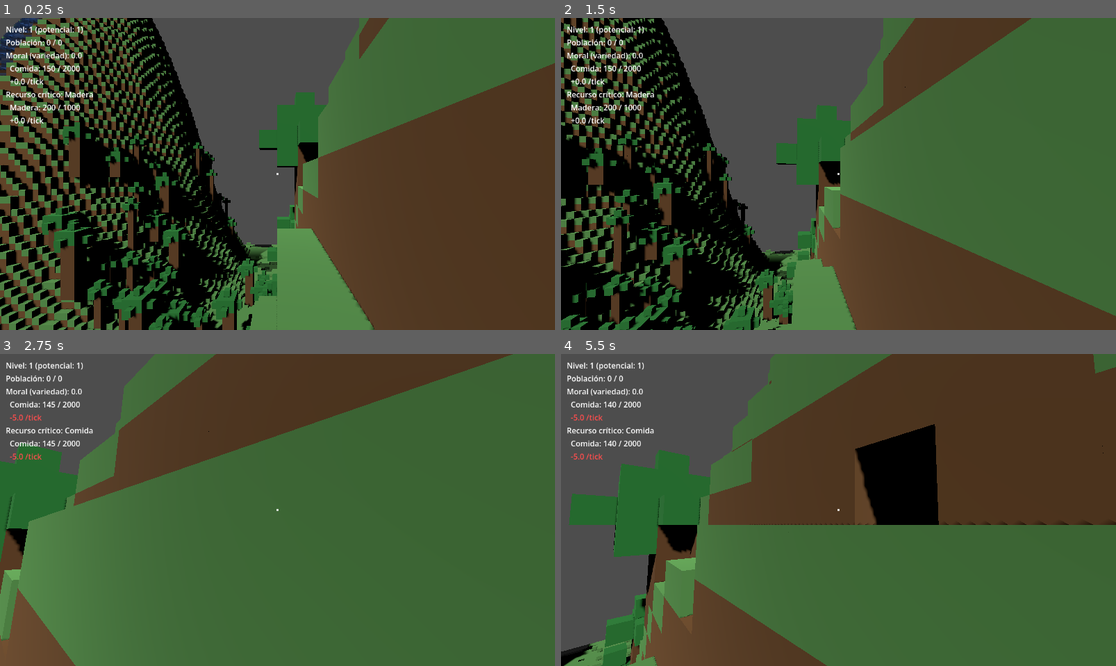
Above: before the commit, frames 1-4 (two rows, left to right).
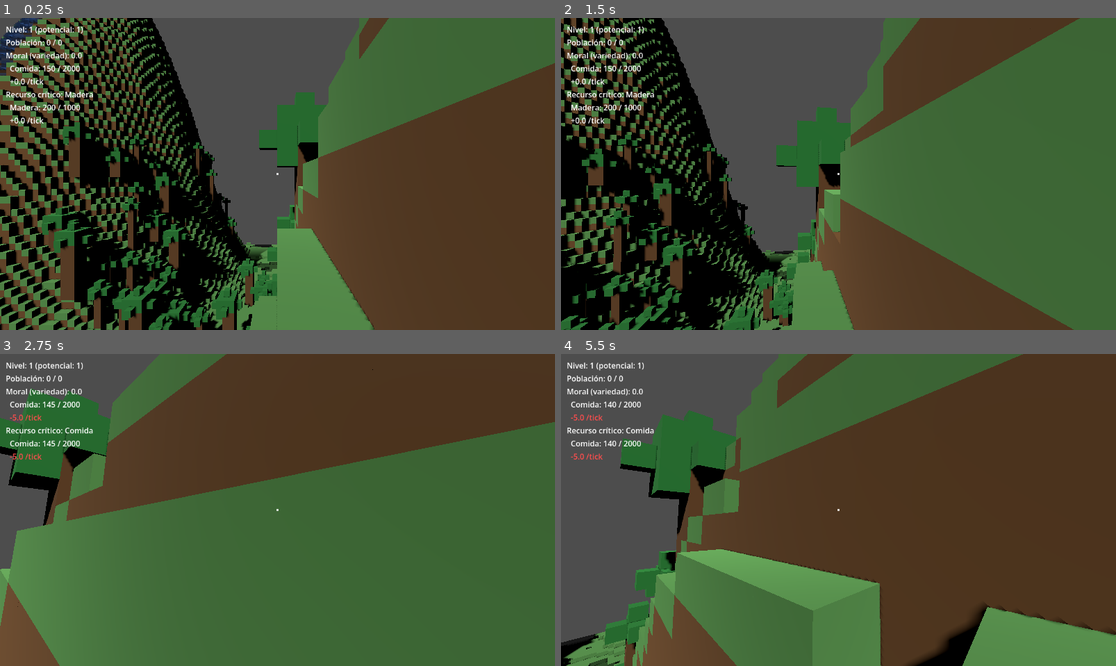
Above: after the commit, the same moments.

Repository: gigalipa/craft-to-nation
Game: Godot game, scene res://scenes/Main.tscn
Two runs of this game, one before a commit and one after it. Both use one fixed random seed, a clock stepped at 60 frames per second and the inputs below.
Inputs (mouse positions are in pixels of both pictures, inside the frame that each line leads up to):
- Up to frame 1 (0.25 s): no input
- Up to frame 2 (1.5 s): tap Enter at 0.5 s; move the mouse to (866, 174) at 0.52 s; hold W 0.53-1.28 s; hold Ctrl 0.53-1.28 s; click (866, 174) at 0.67 s; tap Space at 0.77, 1.07 s; tap C at 0.8, 1.35 s; move the mouse to (727, 189) at 1.27 s; hold S from 1.28 s (still down)
- Up to frame 3 (2.75 s): tap Space at 1.52, 1.55, 1.82 s; move the mouse to (288, 503) at 2.02 s; release S at 2.03 s; hold W from 2.03 s (still down); hold Space from 2.03 s (still down); tap Ctrl at 2.3 s
- Up to frame 4 (5.5 s): move the mouse to (832, 516) at 2.77 s; release Space at 2.78 s; tap Ctrl at 2.85, 4.55 s; click (832, 516) at 2.92 s; tap Space at 3.02, 3.32, 4.52, 4.82 s; tap C at 3.05, 5.3 s; move the mouse to (1005, 556) at 3.52 s; release W at 3.53 s; hold Space 3.53-4.28 s; hold A 3.53-5.03 s; tap 1 at 3.6 s; move the mouse to (672, 463) at 4.27 s; tap 2 at 4.35 s; move the mouse to (866, 510) at 5.02 s; hold S from 5.03 s (still down); tap 3 at 5.1 s; click (866, 510) at 5.17 s

The runs differ from the first frame. In frame 1, less than 0.1% of the frame differs, in the area x 34-37%, y 57-59%; in frame 2, 8.2%; in frame 3, 21%; in frame 4, 50%, in the area x 0-100%, y 0-100%.

Commit message:
feat: gravedad/salto recalibrados y natación con oxígeno para el jugador
Duplica la gravedad y recalcula la velocidad de salto para un arco ~1.2m
con más peso en la caída. Agrega flotación/natación (hundimiento lento en
agua de 2+ bloques de profundidad, un solo bloque se atraviesa con
gravedad normal) con control vertical por Espacio/Ctrl, oxígeno limitado
con la cabeza sumergida (ahogarse reusa la sucesión de avatar existente),
y un efecto visual de mecida en la cámara para notar que se está nadando.

Co-Authored-By: Claude Sonnet 5 <noreply@anthropic.com>
Claude-Session: https://claude.ai/code/session_01SJTyjZex75AFX3j4vFf7i6

Diff:
--- a/godot/scenes/Main.tscn
+++ b/godot/scenes/Main.tscn
@@ -177,3 +177,11 @@
 offset_right = 420.0
 offset_bottom = 330.0
 text = "Modo deconstrucción activo (G para cancelar)"
+
+[node name="OxigenoLabel" type="Label" parent="HUDLayer"]
+visible = false
+offset_left = 12.0
+offset_top = 340.0
+offset_right = 260.0
+offset_bottom = 370.0
+text = "Oxígeno: 100%"
--- /dev/null
+++ b/godot/scenes/PlayerNatacionTest.tscn
@@ -0,0 +1,6 @@
+[gd_scene load_steps=2 format=3]
+
+[ext_resource type="Script" path="res://scripts/PlayerNatacionTest.gd" id="1"]
+
+[node name="PlayerNatacionTest" type="Node"]
+script = ExtResource("1")
--- /dev/null
+++ b/godot/scenes/PlayerOxigenoTest.tscn
@@ -0,0 +1,6 @@
+[gd_scene load_steps=2 format=3]
+
+[ext_resource type="Script" path="res://scripts/PlayerOxigenoTest.gd" id="1"]
+
+[node name="PlayerOxigenoTest" type="Node"]
+script = ExtResource("1")
--- a/godot/scripts/HUD.gd
+++ b/godot/scripts/HUD.gd
@@ -62,6 +62,8 @@
 
 @onready var modo_deconstruccion_label: Label = $ModoDeconstruccionLabel
 
+@onready var oxigeno_label: Label = $OxigenoLabel
+
 
 func _process(_delta: float) -> void:
 	nivel_label.text = "Nivel: %d (potencial: %d)" % [Ciudad.nivel, Ciudad.nivel_potencial]
@@ -215,3 +217,16 @@
 
 func ocultar_modo_deconstruccion() -> void:
 	modo_deconstruccion_label.visible = false
+
+
+## Llamada cada física por Player._procesar_oxigeno() mientras el jugador
+## está en agua o recuperando aire — oculta con ocultar_oxigeno() en cuanto
+## vuelve a estar a full fuera del agua, para no saturar el HUD en seco.
+func actualizar_oxigeno(fraccion: float) -> void:
+	oxigeno_label.text = "Oxígeno: %d%%" % round(fraccion * 100)
+	oxigeno_label.modulate = COLOR_NEGATIVO if fraccion < 0.3 else COLOR_POSITIVO
+	oxigeno_label.visible = true
+
+
+func ocultar_oxigeno() -> void:
+	oxigeno_label.visible = false
--- a/godot/scripts/Player.gd
+++ b/godot/scripts/Player.gd
@@ -7,11 +7,40 @@
 ## de bloques por raycast contra las celdas de VoxelWorld.
 
 const VELOCIDAD := 5.0
-const GRAVEDAD := 9.8
-const VELOCIDAD_SALTO := 5.5
+## Gravedad y salto calibrados juntos: VELOCIDAD_SALTO = sqrt(2 * GRAVEDAD *
+## ALTURA_SALTO_OBJETIVO) para un salto de ~1.2m (sube un bloque sin pasarse
+## por mucho) con una caída con más peso que la gravedad original (9.8).
+const GRAVEDAD := 19.6
+const VELOCIDAD_SALTO := 6.86
 const SENSIBILIDAD_MOUSE := 0.003
 const ALCANCE_RAYCAST := 5.0
 const DANO_TALA := 1
+
+## Velocidad vertical al nadar hacia arriba/abajo (Espacio/Ctrl) una vez que
+## los pies llegan al 2do bloque de agua o más profundo — ver
+## _profundidad_agua_en_pies(). Un solo bloque de agua no alcanza para nadar:
+## el jugador lo atraviesa cayendo con gravedad normal, como si no hubiera
+## nada (ver _physics_process()).
+const VELOCIDAD_NATACION := 3.0
+## Hundimiento lento por defecto al nadar sin tocar Espacio/Ctrl — más lento
+## que VELOCIDAD_NATACION, para que "dejarse caer" en el agua no se sienta
+## como estar de pie sobre ella.
+const VELOCIDAD_HUNDIMIENTO := 1.0
+
+## Efecto visual de flotación (solo cosmético, no afecta velocity/colisión):
+## mece la cámara con un seno mientras el jugador nada con la cabeza fuera
+## del agua, para que se note que está en el agua y no caminando sobre ella
+## (ver _procesar_flotacion()).
+const AMPLITUD_FLOTACION := 0.08
+const FRECUENCIA_FLOTACION := 1.0
+
+## Segundos de aire disponibles con la cabeza sumergida (ver
+## _cabeza_sumergida()) antes de ahogarse. Sin sistema de salud todavía (ver
+## _morir_jugador()/_ejecutar_sucesion()): llegar a 0 reusa la misma
+## sucesión del avatar que la tecla K de prueba.
+const OXIGENO_MAXIMO := 10.0
+const TASA_CONSUMO_OXIGENO := 1.0
+const TASA_RECUPERACION_OXIGENO := 2.0
 
 ## Intervalo entre repeticiones de minar/colocar mientras se mantiene el
 ## click presionado. Placeholder único para todo tipo de bloque/herramienta
@@ -36,6 +65,11 @@
 var _id_listo_para_remocion := -1
 var _ticks_listo_para_remocion := 0
 
+var oxigeno_actual := OXIGENO_MAXIMO
+
+var _altura_camara_base := 0.0
+var _tiempo_flotacion := 0.0
+
 ## Cuántos "ticks" de acción repetida (INTERVALO_ACCION_REPETIDA, 0.2s)
 ## seguidos apuntando al MISMO edificio ya reducido a fantasma vacío hacen
 ## falta para eliminarlo del todo — demora deliberada (~1s) para evitar
@@ -46,6 +80,7 @@
 func _ready() -> void:
 	Input.mouse_mode = Input.MOUSE_MODE_CAPTURED
 	raycast.target_position = Vector3(0, 0, -ALCANCE_RAYCAST)
+	_altura_camara_base = camara.position.y
 
 
 func _input(event: InputEvent) -> void:
@@ -119,7 +154,15 @@
 
 	velocity.x = direccion.x * VELOCIDAD
 	velocity.z = direccion.z * VELOCIDAD
-	if not is_on_floor():
+	var nadando := _profundidad_agua_en_pies() >= 2
+	if nadando:
+		if Input.is_key_pressed(KEY_SPACE):
+			velocity.y = VELOCIDAD_NATACION
+		elif Input.is_key_pressed(KEY_CTRL):
+			velocity.y = -VELOCIDAD_NATACION
+		else:
+			velocity.y = -VELOCIDAD_HUNDIMIENTO
+	elif not is_on_floor():
 		velocity.y -= GRAVEDAD * delta
 	elif Input.is_key_pressed(KEY_SPACE):
 		velocity.y = VELOCIDAD_SALTO
@@ -127,6 +170,76 @@
 		velocity.y = 0.0
 
 	move_and_slide()
+	_procesar_oxigeno(delta)
+	_procesar_flotacion(delta, nadando)
+
+
+## Cuenta cuántos bloques de agua consecutivos hay desde la celda de los pies
+## del jugador hacia arriba (0 si los pies no están en agua). Determina tanto
+## si hay suficiente profundidad para nadar (>= 2, ver _physics_process()) —
+## un solo bloque de agua no alcanza, el jugador lo atraviesa cayendo con
+## gravedad normal — como cuántos bloques lleva hundidos dentro del cuerpo de
+## agua.
+func _profundidad_agua_en_pies() -> int:
+	return _profundidad_agua_en(global_position)
+
+
+## Recibe la posición como parámetro (en vez de leer global_position
+## directamente) para poder probarla en PlayerNatacionTest.gd sin necesitar
+## que el nodo esté dentro del árbol de la escena.
+func _profundidad_agua_en(posicion: Vector3) -> int:
+	if mundo == null:
+		return 0
+	var celda: Vector3i = mundo.local_to_map(mundo.to_local(posicion))
+	if mundo.obtener_tipo(celda) != "agua":
+		return 0
+	var profundidad := 1
+	celda += Vector3i(0, 1, 0)
+	while mundo.obtener_tipo(celda) == "agua":
+		profundidad += 1
+		celda += Vector3i(0, 1, 0)
+	return profundidad
+
+
+## Efecto cosmético (no toca velocity ni colisión): mece la cámara con un
+## seno mientras el jugador nada con la cabeza fuera del agua, para que se
+## note que está en el agua y no caminando sobre ella. Se apaga (altura base,
+## fase en 0) en cuanto deja de nadar o se sumerge del todo.
+func _procesar_flotacion(delta: float, nadando: bool) -> void:
+	if nadando and not _cabeza_sumergida():
+		_tiempo_flotacion += delta
+		camara.position.y = _altura_camara_base + sin(_tiempo_flotacion * FRECUENCIA_FLOTACION * TAU) * AMPLITUD_FLOTACION
+	else:
+		_tiempo_flotacion = 0.0
+		camara.position.y = _altura_camara_base
+
+
+## true si el bloque en la cámara (altura de los ojos) es agua — es lo que
+## gasta oxígeno, no _pies_en_agua() (ver _procesar_oxigeno()).
+func _cabeza_sumergida() -> bool:
+	if mundo == null:
+		return false
+	return mundo.obtener_tipo(mundo.local_to_map(mundo.to_local(camara.global_position))) == "agua"
+
+
+## Aritmética pura de oxígeno, sin nodos ni estado — extraída así para poder
+## probarla en PlayerOxigenoTest.gd sin necesitar una escena real. Clampeada
+## a [0, OXIGENO_MAXIMO].
+static func _calcular_oxigeno(actual: float, sumergido: bool, delta: float) -> float:
+	if sumergido:
+		return max(0.0, actual - TASA_CONSUMO_OXIGENO * delta)
+	return min(OXIGENO_MAXIMO, actual + TASA_RECUPERACION_OXIGENO * delta)
+
+
+func _procesar_oxigeno(delta: float) -> void:
+	var sumergido := _cabeza_sumergida()
+	oxigeno_actual = _calcular_oxigeno(oxigeno_actual, sumergido, delta)
+	if sumergido or oxigeno_actual < OXIGENO_MAXIMO:
+		hud.actualizar_oxigeno(oxigeno_actual / OXIGENO_MAXIMO)
+	else:
+		hud.ocultar_oxigeno()
+	if oxigeno_actual <= 0.0:
+		_ejecutar_sucesion("ahogamiento")
 
 
 ## GridMap expone una única forma física para todo el mapa (no un cuerpo por
@@ -338,13 +451,22 @@
 
 ## Tecla de prueba (K): simula la muerte del jugador para poder probar la
 ## sucesión del Avatar en vivo. No hay salud/combate real todavía (ver
-## PoC_4/); esta PoC no modela ninguna causa de muerte física.
+## PoC_4/); ver _ejecutar_sucesion() para la causa real de muerte que sí
+## existe hoy (ahogamiento, ver _procesar_oxigeno()).
 func _morir_jugador() -> void:
+	_ejecutar_sucesion("prueba (tecla K)")
+
+
+## Compartida entre la tecla K de prueba y cualquier causa de muerte real
+## (hoy solo ahogamiento, ver _procesar_oxigeno()) — sin sistema de
+## salud/combate todavía, toda muerte pasa por la misma sucesión de Ciudad.
+func _ejecutar_sucesion(motivo: String) -> void:
 	var resultado: String = Ciudad.suceder_avatar()
-	print("Muerte del jugador -> Sucesión: ", resultado)
+	print("Muerte del jugador (", motivo, ") -> Sucesión: ", resultado)
 	if resultado == "sucesion_exitosa":
 		global_position = Vector3(0, 1, 0)
 		velocity = Vector3.ZERO
+		oxigeno_actual = OXIGENO_MAXIMO
 		print("Sucesor al mando. Jugador reaparece en el punto de partida.")
 
 
--- /dev/null
+++ b/godot/scripts/PlayerNatacionTest.gd
@@ -0,0 +1,68 @@
+extends Node
+
+## Pruebas aisladas de Player._profundidad_agua_en_pies() (mismo patrón que
+## NiveladorTerrenoTest.gd: un "mundo" falso y determinista en vez de
+## VoxelWorld real). Corre esta escena (PlayerNatacionTest.tscn) con F6 y
+## revisa el panel "Output": debe imprimir las 4 pruebas y no debe lanzar
+## ningún error de assert().
+
+const Player = preload("res://scripts/Player.gd")
+
+
+## Mundo falso: mapea celdas de grilla a un tipo de bloque ("agua" por
+## defecto en las listadas, "aire" en cualquier otra). to_local()/
+## local_to_map() son identidad/piso, porque el mundo falso no tiene
+## transform propio (equivalente a un GridMap sin rotar en el origen).
+class MundoFalso extends Node:
+	var celdas_agua: Dictionary = {}  # Vector3i -> true
+
+	func obtener_tipo(celda: Vector3i) -> String:
+		return "agua" if celdas_agua.has(celda) else "aire"
+
+	func to_local(global_pos: Vector3) -> Vector3:
+		return global_pos
+
+	func local_to_map(local_pos: Vector3) -> Vector3i:
+		return Vector3i(floor(local_pos.x), floor(local_pos.y), floor(local_pos.z))
+
+
+func _agua_en_columna(mundo: MundoFalso, x: int, z: int, y_desde: int, y_hasta: int) -> void:
+	for y in range(y_desde, y_hasta + 1):
+		mundo.celdas_agua[Vector3i(x, y, z)] = true
+
+
+func _ready() -> void:
+	ejecutar_pruebas()
+
+
+func ejecutar_pruebas() -> void:
+	var jugador := Player.new()
+
+	print("=== TEST 1: pies fuera del agua -> profundidad 0 ===")
+	var mundo_seco := MundoFalso.new()
+	jugador.mundo = mundo_seco
+	print("Profundidad: ", jugador._profundidad_agua_en(Vector3(0, 5, 0)), " (esperada: 0)")
+	assert(jugador._profundidad_agua_en(Vector3(0, 5, 0)) == 0)
+
+	print("\n=== TEST 2: charco de 1 solo bloque -> profundidad 1 (no alcanza para nadar) ===")
+	var mundo_charco := MundoFalso.new()
+	_agua_en_columna(mundo_charco, 0, 0, 5, 5)
+	jugador.mundo = mundo_charco
+	print("Profundidad: ", jugador._profundidad_agua_en(Vector3(0, 5, 0)), " (esperada: 1)")
+	assert(jugador._profundidad_agua_en(Vector3(0, 5, 0)) == 1)
+
+	print("\n=== TEST 3: agua de 3 bloques — en el bloque superior la profundidad sigue siendo 1 ===")
+	var mundo_profundo := MundoFalso.new()
+	_agua_en_columna(mundo_profundo, 0, 0, 5, 7)  # y=5 (fondo) .. y=7 (superficie)
+	jugador.mundo = mundo_profundo
+	print("Profundidad en el bloque superior (y=7): ", jugador._profundidad_agua_en(Vector3(0, 7, 0)), " (esperada: 1)")
+	assert(jugador._profundidad_agua_en(Vector3(0, 7, 0)) == 1)
+
+	print("\n=== TEST 4: mismo cuerpo de agua — al hundirse al 2do bloque, la profundidad sube a 2 (y a 3 en el fondo) ===")
+	print("Profundidad en el 2do bloque (y=6): ", jugador._profundidad_agua_en(Vector3(0, 6, 0)), " (esperada: 2)")
+	assert(jugador._profundidad_agua_en(Vector3(0, 6, 0)) == 2)
+	print("Profundidad en el fondo (y=5): ", jugador._profundidad_agua_en(Vector3(0, 5, 0)), " (esperada: 3)")
+	assert(jugador._profundidad_agua_en(Vector3(0, 5, 0)) == 3)
+
+	jugador.free()
+	print("\n=== Las 4 pruebas de Player._profundidad_agua_en_pies() pasaron correctamente ===")
--- /dev/null
+++ b/godot/scripts/PlayerOxigenoTest.gd
@@ -0,0 +1,37 @@
+extends Node
+
+## Pruebas aisladas de Player._calcular_oxigeno() (mismo patrón que
+## NiveladorTerrenoTest.gd): función estática pura, sin nodos ni cámara, así
+## que no depende de una escena de Player real ni de VoxelWorld. Corre esta
+## escena (PlayerOxigenoTest.tscn) con F6 y revisa el panel "Output": debe
+## imprimir las 4 pruebas y no debe lanzar ningún error de assert().
+
+const Player = preload("res://scripts/Player.gd")
+
+
+func _ready() -> void:
+	ejecutar_pruebas()
+
+
+func ejecutar_pruebas() -> void:
+	print("=== TEST 1: sumergido consume oxígeno a TASA_CONSUMO_OXIGENO ===")
+	var resultado := Player._calcular_oxigeno(10.0, true, 1.0)
+	print("Oxígeno tras 1s sumergido desde 10.0: ", resultado, " (esperado: 9.0)")
+	assert(resultado == 9.0)
+
+	print("\n=== TEST 2: sumergido no baja de 0 (clamp) ===")
+	resultado = Player._calcular_oxigeno(0.5, true, 1.0)
+	print("Oxígeno tras 1s sumergido desde 0.5: ", resultado, " (esperado: 0.0)")
+	assert(resultado == 0.0)
+
+	print("\n=== TEST 3: fuera del agua recupera a TASA_RECUPERACION_OXIGENO ===")
+	resultado = Player._calcular_oxigeno(5.0, false, 1.0)
+	print("Oxígeno tras 1s fuera del agua desde 5.0: ", resultado, " (esperado: 7.0)")
+	assert(resultado == 7.0)
+
+	print("\n=== TEST 4: fuera del agua no pasa de OXIGENO_MAXIMO (clamp) ===")
+	resultado = Player._calcular_oxigeno(9.5, false, 1.0)
+	print("Oxígeno tras 1s fuera del agua desde 9.5: ", resultado, " (esperado: ", Player.OXIGENO_MAXIMO, ")")
+	assert(resultado == Player.OXIGENO_MAXIMO)
+
+	print("\n=== Las 4 pruebas de Player._calcular_oxigeno() pasaron correctamente ===")
